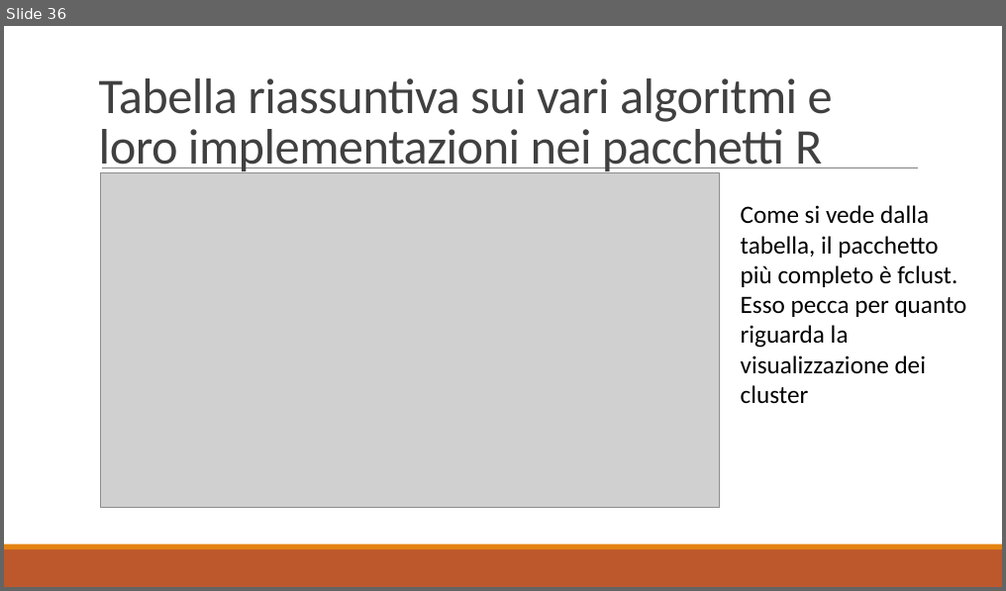
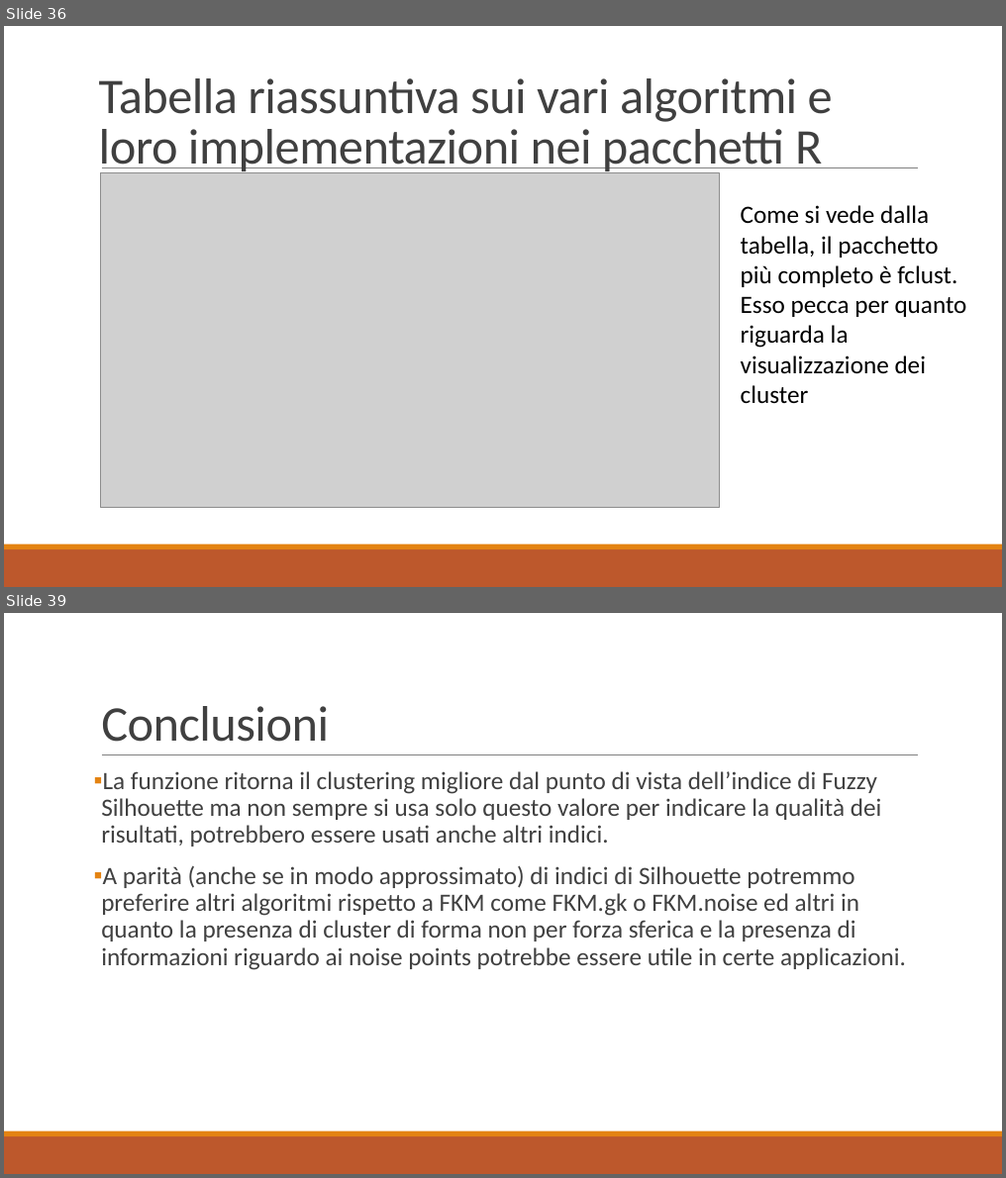
Before and after one commit to Gallo00/progettoDM, a slide deck: relazione.pptx. Shown one above the other, each under a label of ours: slide 36 before the commit, slides 36 and 39 after it; the slides between them are not shown. The pictures are 1006x591 and 1006x1178 pixels, drawn with LibreOffice and Linux fonts; fonts in the diff are those of the drawing; grey boxes stand for pictures. Boxes give left, top, right and bottom in pixels: in the first picture for what was removed or moved away, otherwise in the second. Text is boxed around its words. In the diff, an @@ line names an element or a change of style, - is before the commit and + after.

```diff
--- a/relazione.pptx
+++ b/relazione.pptx
@@ slide 39 added at bbox=[4, 613, 1002, 1174], background #FFFFFF; not listed: 3 template elements that a slide beside it also shows @@
@@ title added at bbox=[101, 706, 329, 742], 48 pt, text #404040 @@
+Conclusioni
@@ text added at bbox=[101, 771, 906, 970], 24 pt, text #404040 @@
+▪ La funzione ritorna il clustering migliore dal punto di vista dell’indice di Fuzzy Silhouette ma non sempre si usa solo questo valore per indicare la qualità dei risultati, potrebbero essere usati anche altri indici.
+▪ A parità (anche se in modo approssimato) di indici di Silhouette potremmo preferire altri algoritmi rispetto a FKM come FKM.gk o FKM.noise ed altri in quanto la presenza di cluster di forma non per forza sferica e la presenza di informazioni riguardo ai noise points potrebbe essere utile in certe applicazioni.
```
Also in this commit, not shown: 5 slides changed, 1 other slide added, 8 other files.
